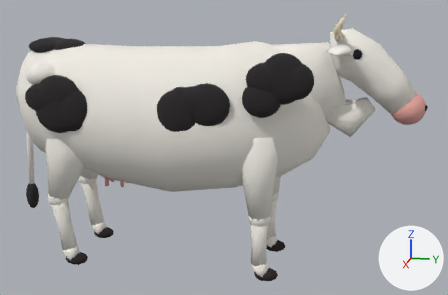
A saved change to the glTF model client/assets/beast_cow.glb.
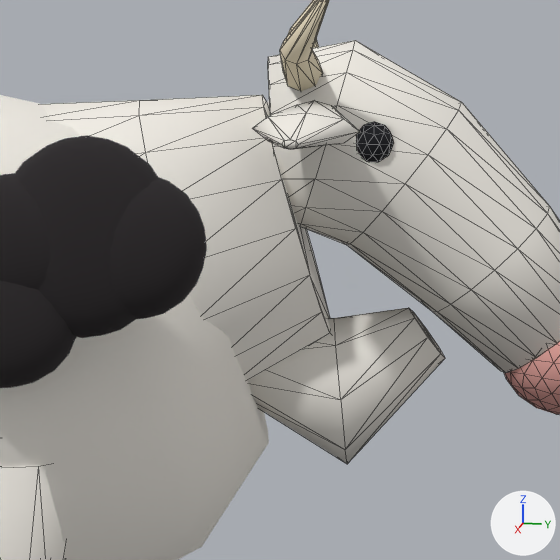
Each version appears first whole from a 50 mm lens placed at (3.892, 1.104, 1.77), pointed at (-0.011, 0.324, 0.794), and next in a close-up on the part from 58% to 90% of the width and 6% to 55% of the height. The lights are fixed; the arrows at lower right show +X, +Y and +Z. The older version's two pictures come first. The close-ups show mesh edges as thin lines. Where no turn or scale is listed for an object, it has been applied to the vertices.

Names of what the first close-up shows: 'body', 'ear_l', 'head', 'leg_fl', 'neck'.
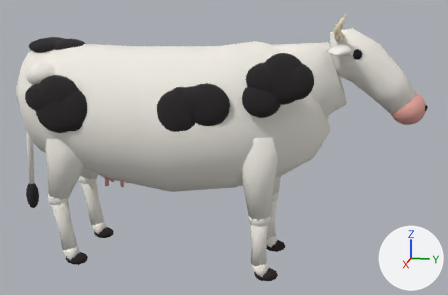
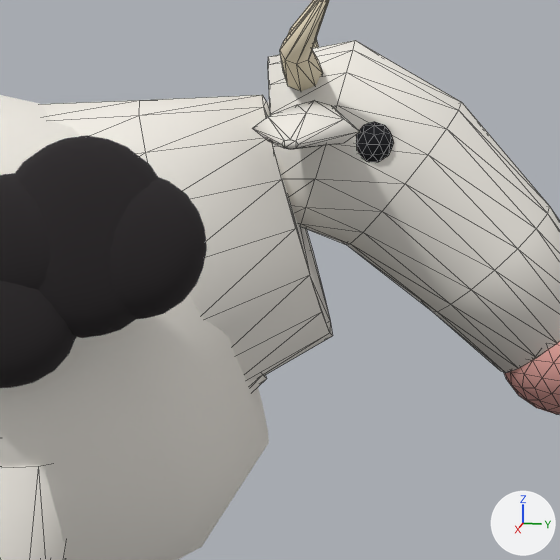
The edits, one by one:
me_neck is used by ob_neck; location (0.0, 0.66, 1.18).
me_neck had 72 vertices, 136 faces and spanned x -0.22..0.22, y -0.086..0.62, z -0.287..0.31.
me_neck now has 72 vertices, 136 faces and spans x -0.22..0.22, y -0.086..0.443, z -0.287..0.31.
me_neck part 1: 24 of 72 vertices moved; they spanned x -0.07..0.07, y 0.27..0.62, z -0.279..-0.02 and now span x -0.055..0.055, y 0.04..0.342, z -0.267..-0.077; mean shift (0.0, -0.26, -0.057); largest move (0.0, 0.31, -0.043) -> (0.0, 0.04, -0.13).

What differs and where, as boxes [x1, y1, x2, y2] in the close-ups (560 x 560 px; the box of a moved part takes in the faces that stretch with it):
'neck', reshaped: before [42, 95, 445, 464]; after [42, 95, 333, 391]
part 1 of me_neck, moved or reshaped (mostly hidden afterwards): before [248, 308, 445, 464]; after [249, 375, 267, 391]
